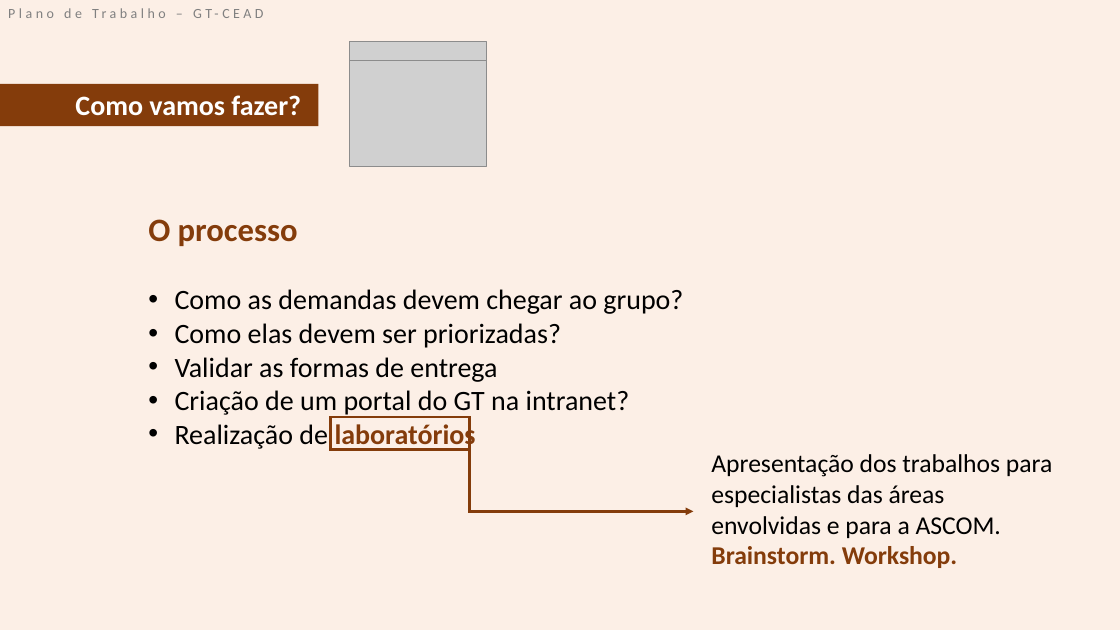
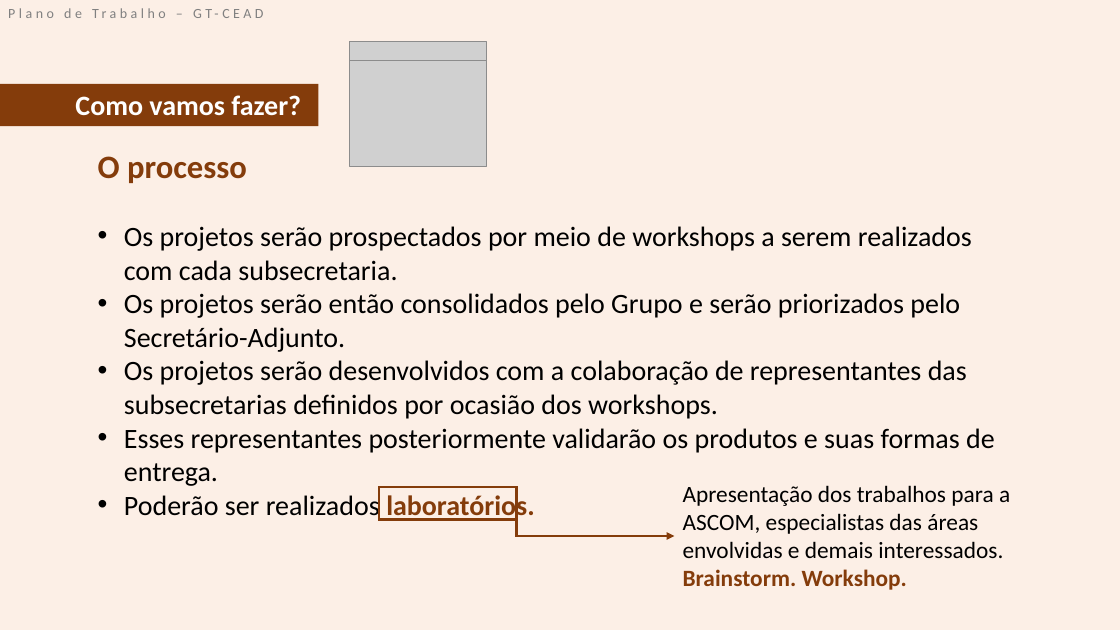
Before and after one commit to GT-CEAD/website-do-gt-cead, a slide deck: slide 3 of downloads/PlanoDeTrabalho.pptx. Drawn at 1120x630 pixels with LibreOffice and Linux fonts; fonts in the diff are those of the drawing; grey boxes stand for pictures. Boxes give left, top, right and bottom in pixels: in the first picture for what was removed or moved away, otherwise in the second. Text is boxed around its words. In the diff, an @@ line names an element or a change of style, - is before the commit and + after.

Commit message:
atualização do plano de trabalho

```diff
--- a/downloads/PlanoDeTrabalho.pptx
+++ b/downloads/PlanoDeTrabalho.pptx
@@ text "O processo": place and size @@
-text "O processo" at [148, 219, 683, 451]
+text "O processo" at [98, 156, 995, 522]
@@ text at [124, 226, 995, 522]: text changed @@
-• Como as demandas devem chegar ao grupo?
-• Como elas devem ser priorizadas?
-• Validar as formas de entrega
-• Criação de um portal do GT na intranet?
-• Realização de laboratórios
+• Os projetos serão prospectados por meio de workshops a serem realizados com cada subsecretaria.
+• Os projetos serão então consolidados pelo Grupo e serão priorizados pelo Secretário-Adjunto.
+• Os projetos serão desenvolvidos com a colaboração de representantes das subsecretarias definidos por ocasião dos workshops.
+• Esses representantes posteriormente validarão os produtos e suas formas de entrega.
+• Poderão ser realizados laboratórios.
@@ text "Apresentação dos trabalhos para a ...": place and size @@
-text "Apresentação dos trabalhos para a ..." at [711, 454, 1052, 568]
+text "Apresentação dos trabalhos para a ..." at [683, 485, 1010, 590]
@@ rectangle: place and size @@
-rectangle at [331, 417, 470, 450]
+rectangle at [379, 487, 517, 520]
@@ text at [683, 485, 1010, 558]: text changed; size 22 to 20 pt @@
-Apresentação dos trabalhos para especialistas das áreas envolvidas e para a ASCOM.
+Apresentação dos trabalhos para a ASCOM, especialistas das áreas envolvidas e demais interessados.
@@ elbow arrow moved from (332, 417) - (693, 512) to (383, 519) - (675, 536) @@
@@ text at [683, 569, 907, 590]: size 22 to 20 pt in "Brainstorm. Workshop." @@
```
